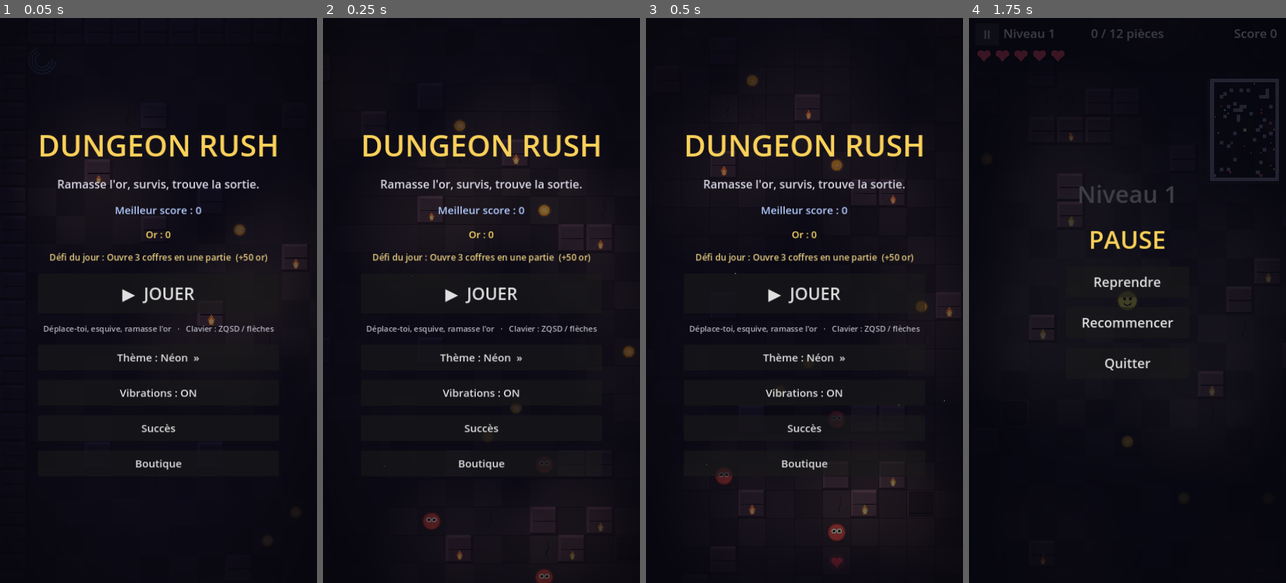
Above: before the commit, frames 1-4 (left to right).
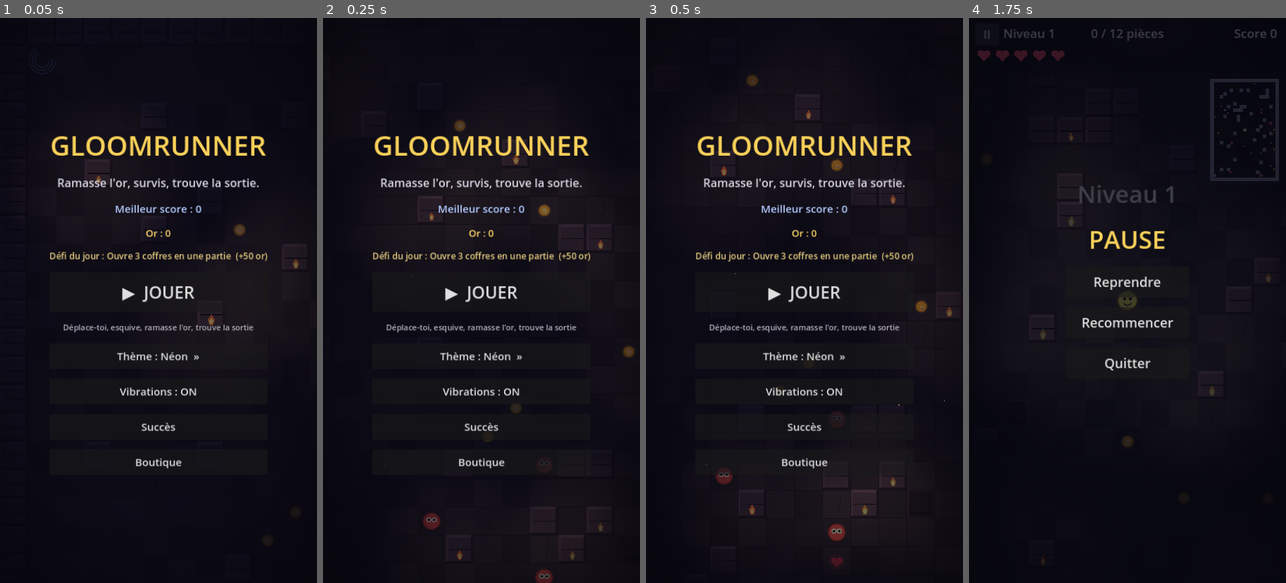
Above: after the commit, the same moments.

Repository: keerigan/godot-dungeon
Game: Godot game, scene res://scenes/Main.tscn
Two runs of this game, one before a commit and one after it. Both use one fixed random seed, a clock stepped at 60 frames per second and the inputs below.
Inputs:
- Up to frame 1 (0.05 s): no input
- Up to frame 2 (0.25 s): no input
- Up to frame 3 (0.5 s): no input
- Up to frame 4 (1.75 s): click "▶ JOUER" at 0.5 s; click "II" at 1.25 s

The runs differ from the first frame. In frame 1, 4.3% of the frame differs, in the area x 12-88%, y 20-80%; in frame 2, 4.3%; in frame 3, 4.3%, in the area x 12-88%, y 20-82%; in frame 4, nothing differs.

Commit message:
Renommage : Gloomrunner + retrait de la mention clavier sur le titre
- Nouveau nom du jeu : Gloomrunner (écran-titre, project.godot, nom de l'appli
  Android, README)
- Écran-titre : suppression de l'indication clavier (ZQSD/flèches), inutile et
  trompeuse sur mobile

Validé : import headless + rendu du titre vérifié.

Co-Authored-By: Claude Opus 4.8 <noreply@anthropic.com>
Claude-Session: https://claude.ai/code/session_01WATrZWmuEbz921xMfBvaBQ

Diff:
--- a/project.godot
+++ b/project.godot
@@ -7,8 +7,8 @@
 
 [application]
 
-config/name="Godot Dungeon"
-config/description="Un petit jeu de donjon 2D en Godot, jouable au tactile (Android) et au clavier (PC)."
+config/name="Gloomrunner"
+config/description="Gloomrunner — un jeu de donjon d'esquive en Godot, jouable à un pouce sur Android."
 run/main_scene="res://scenes/Main.tscn"
 config/features=PackedStringArray("4.3", "Mobile")
 config/icon="res://icon.svg"
--- a/scripts/Game.gd
+++ b/scripts/Game.gd
@@ -1250,9 +1250,9 @@
 	center.add_child(box)
 
 	var title := Label.new()
-	title.text = "DUNGEON RUSH"
+	title.text = "GLOOMRUNNER"
 	title.horizontal_alignment = HORIZONTAL_ALIGNMENT_CENTER
-	title.add_theme_font_size_override("font_size", 68)
+	title.add_theme_font_size_override("font_size", 62)
 	title.add_theme_color_override("font_color", Color(0.98, 0.82, 0.35))
 	box.add_child(title)
 
@@ -1289,7 +1289,7 @@
 	box.add_child(play)
 
 	var hint := Label.new()
-	hint.text = "Déplace-toi, esquive, ramasse l'or   ·   Clavier : ZQSD / flèches"
+	hint.text = "Déplace-toi, esquive, ramasse l'or, trouve la sortie"
 	hint.horizontal_alignment = HORIZONTAL_ALIGNMENT_CENTER
 	hint.add_theme_font_size_override("font_size", 18)
 	hint.add_theme_color_override("font_color", Color(0.7, 0.7, 0.75))
Not shown, changed: export_presets.cfg
Not shown, changed: README.md
